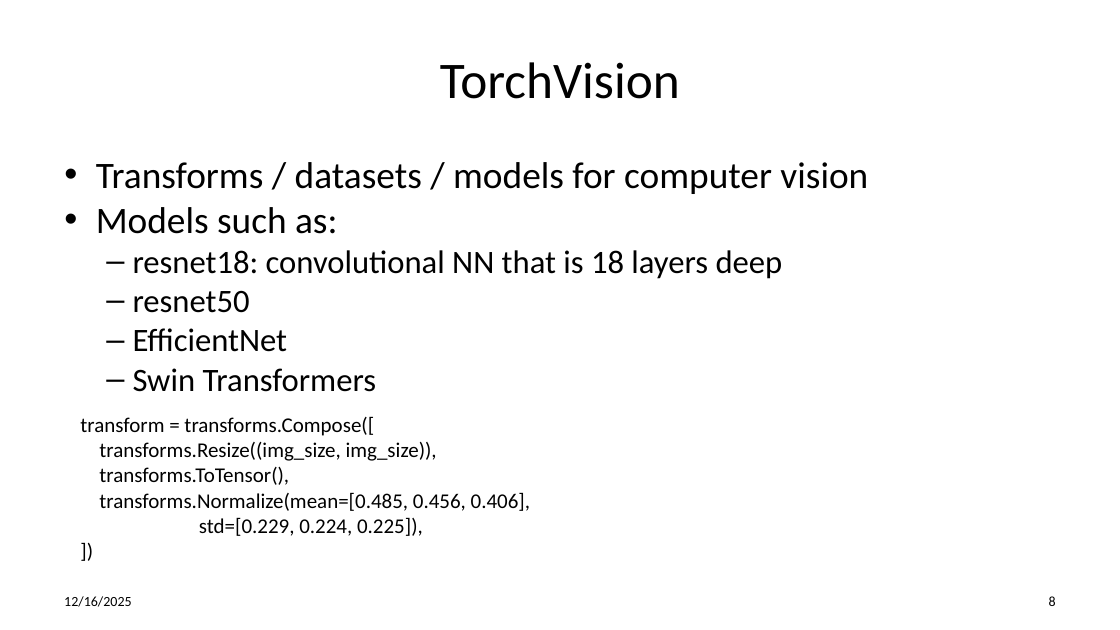
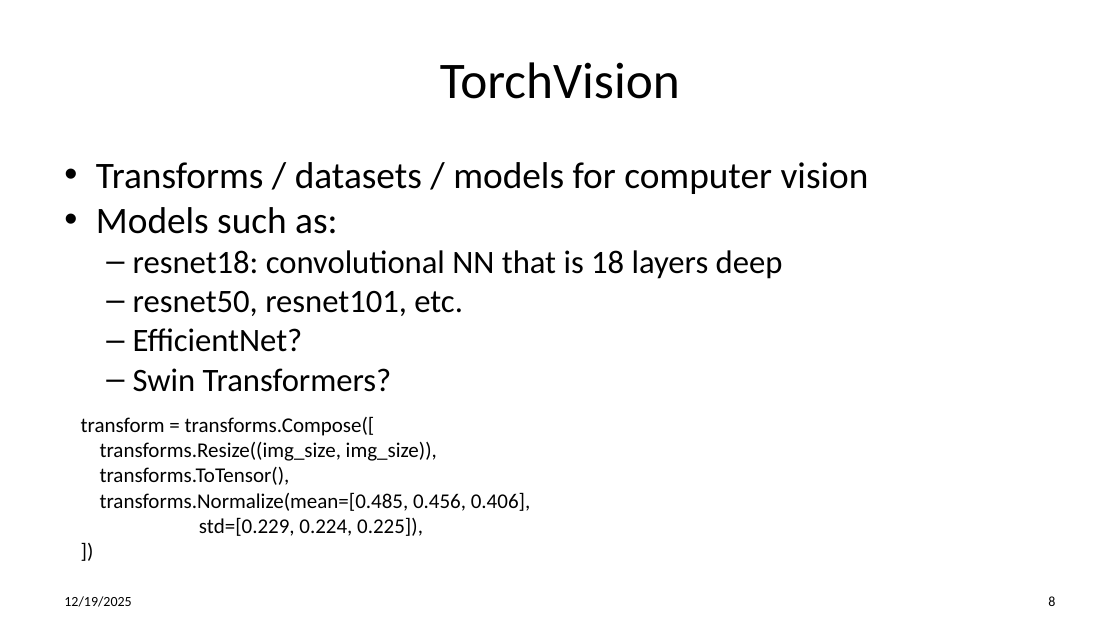
Before and after one commit to gigaprog/p_presentations, a slide deck: slide 8 of AI/AI PyTorch.pptx. Drawn at 1120x630 pixels with LibreOffice and Linux fonts; fonts in the diff are those of the drawing. Boxes give left, top, right and bottom in pixels: in the first picture for what was removed or moved away, otherwise in the second. Text is boxed around its words. In the diff, an @@ line names an element or a change of style, - is before the commit and + after.

```diff
--- a/AI/AI PyTorch.pptx
+++ b/AI/AI PyTorch.pptx
@@ text at (x1=133, y1=290, x2=463, y2=392): text changed @@
-  – resnet50
-  – EfficientNet
-  – Swin Transformers
+  – resnet50, resnet101, etc.
+  – EfficientNet?
+  – Swin Transformers?
@@ text at (x1=64, y1=596, x2=131, y2=607): text changed @@
-12/16/2025
+12/19/2025
```
Also in this commit, not shown: 1 other slide changed, 3 slides added.
